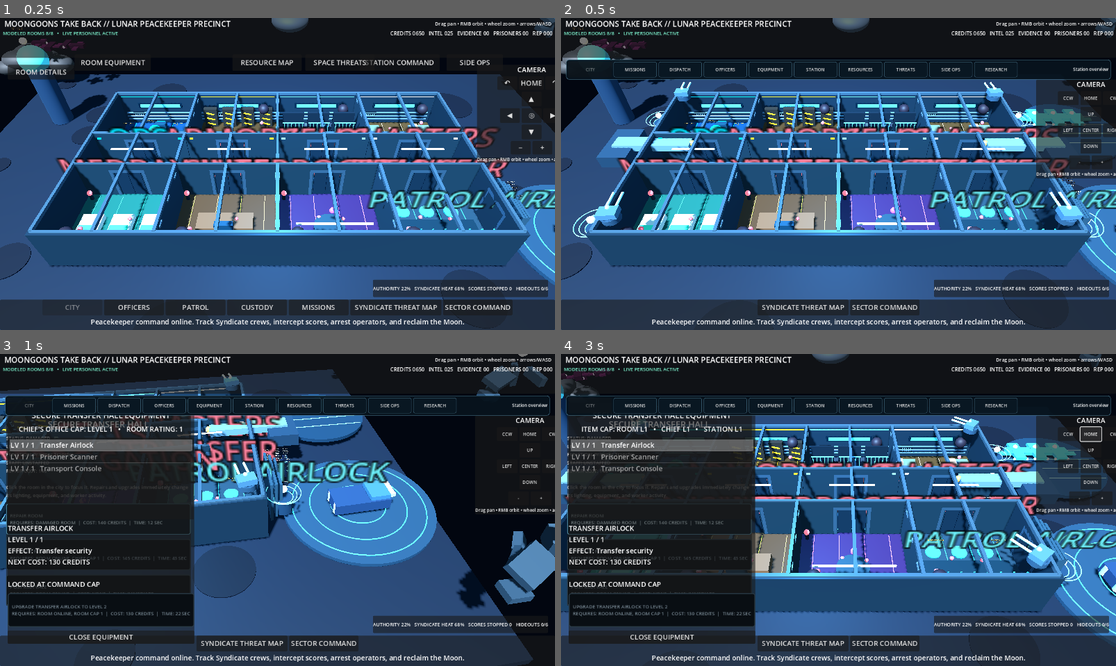
Above: before the commit, frames 1-4 (two rows, left to right).
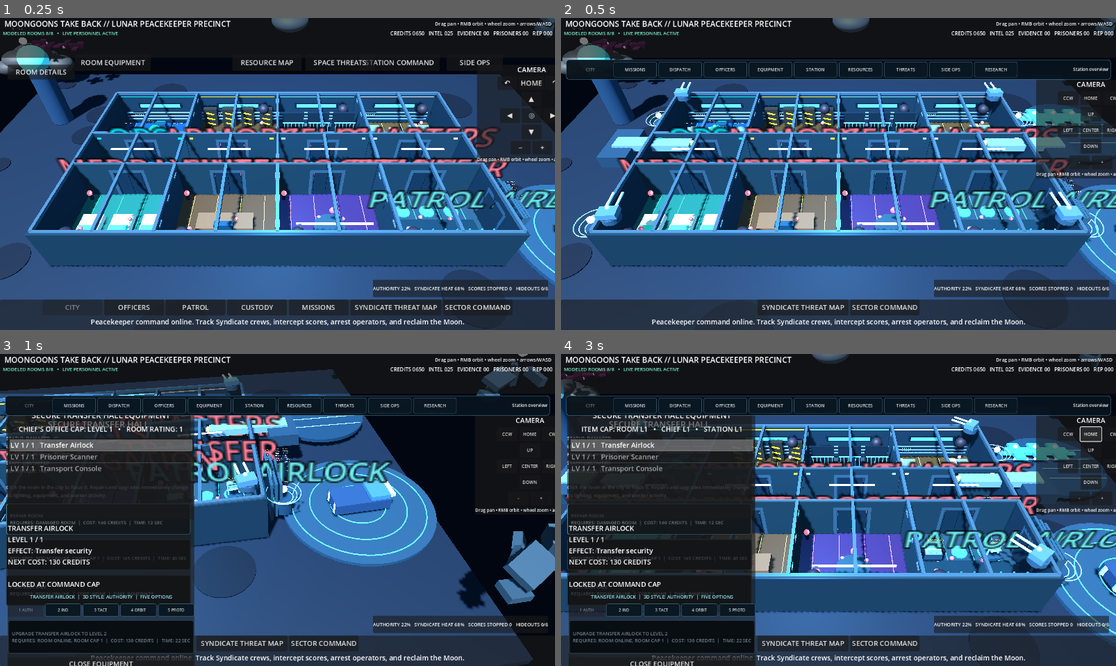
Above: after the commit, the same moments.

Repository: POTD725/MoonGoons-Take-Back
Game: Godot game, scene res://scenes/LivingPrecinct.tscn
Two runs of this game, one before a commit and one after it. Both use one fixed random seed, a clock stepped at 60 frames per second and the inputs below.
Inputs (mouse positions are in pixels of both pictures, inside the frame that each line leads up to):
- Up to frame 1 (0.25 s): no input
- Up to frame 2 (0.5 s): no input
- Up to frame 3 (1 s): tap Enter at 0.5 s; move the mouse to (399, 494) at 0.52 s; hold D from 0.53 s (still down); tap Q at 0.6 s; click (399, 494) at 0.67 s; tap Space at 0.77 s
- Up to frame 4 (3 s): release D at 1.25 s; drag from (727, 525) to (810, 572) at 1.27 s; click "CCW" at 2 s; click "HOME" at 2.75 s

Frame 1 is identical in both runs. In frame 2, less than 0.1% of the frame differs, in the area x 22-34%, y 34-37%; in frame 3, 4.7%; in frame 4, 4.9%, in the area x 1-80%, y 60-100%.

Commit message:
Attach equipment style state and 3D controller

Diff:
--- a/scenes/LivingPrecinct.tscn
+++ b/scenes/LivingPrecinct.tscn
@@ -17,6 +17,8 @@
 [ext_resource type="Script" path="res://scripts/living_precinct_web_layout_fix.gd" id="15_web_layout"]
 [ext_resource type="Script" path="res://scripts/precinct_compact_action_cards.gd" id="16_action_cards"]
 [ext_resource type="Script" path="res://scripts/precinct_compact_command_ribbon.gd" id="17_command_ribbon"]
+[ext_resource type="Script" path="res://scripts/precinct_equipment_style_state.gd" id="18_style_state"]
+[ext_resource type="Script" path="res://scripts/precinct_equipment_visual_controller.gd" id="19_visual_controller"]
 
 [node name="LivingMoonGoonsPrecinct" type="Node3D"]
 script = ExtResource("1_living")
@@ -79,3 +81,9 @@
 
 [node name="CompactCommandRibbon" type="Node" parent="."]
 script = ExtResource("17_command_ribbon")
+
+[node name="EquipmentStyleState" type="Node" parent="."]
+script = ExtResource("18_style_state")
+
+[node name="EquipmentVisualController" type="Node" parent="."]
+script = ExtResource("19_visual_controller")
Not shown: 1 places in scenes/LivingPrecinct.tscn that only renumber resources
